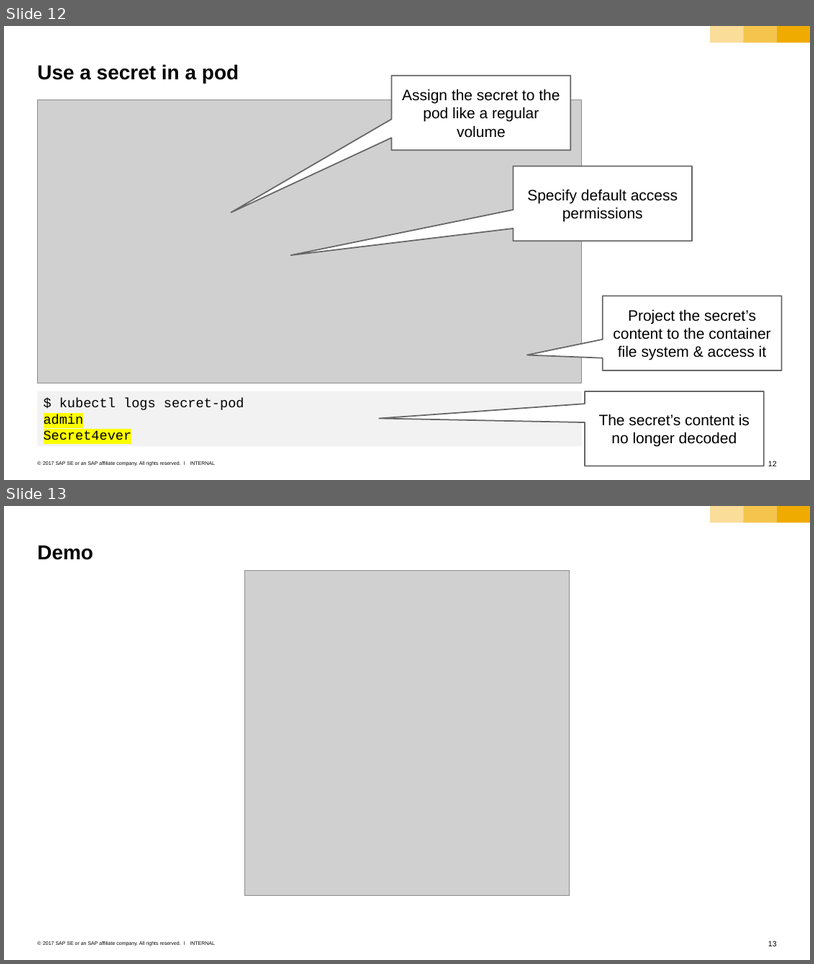
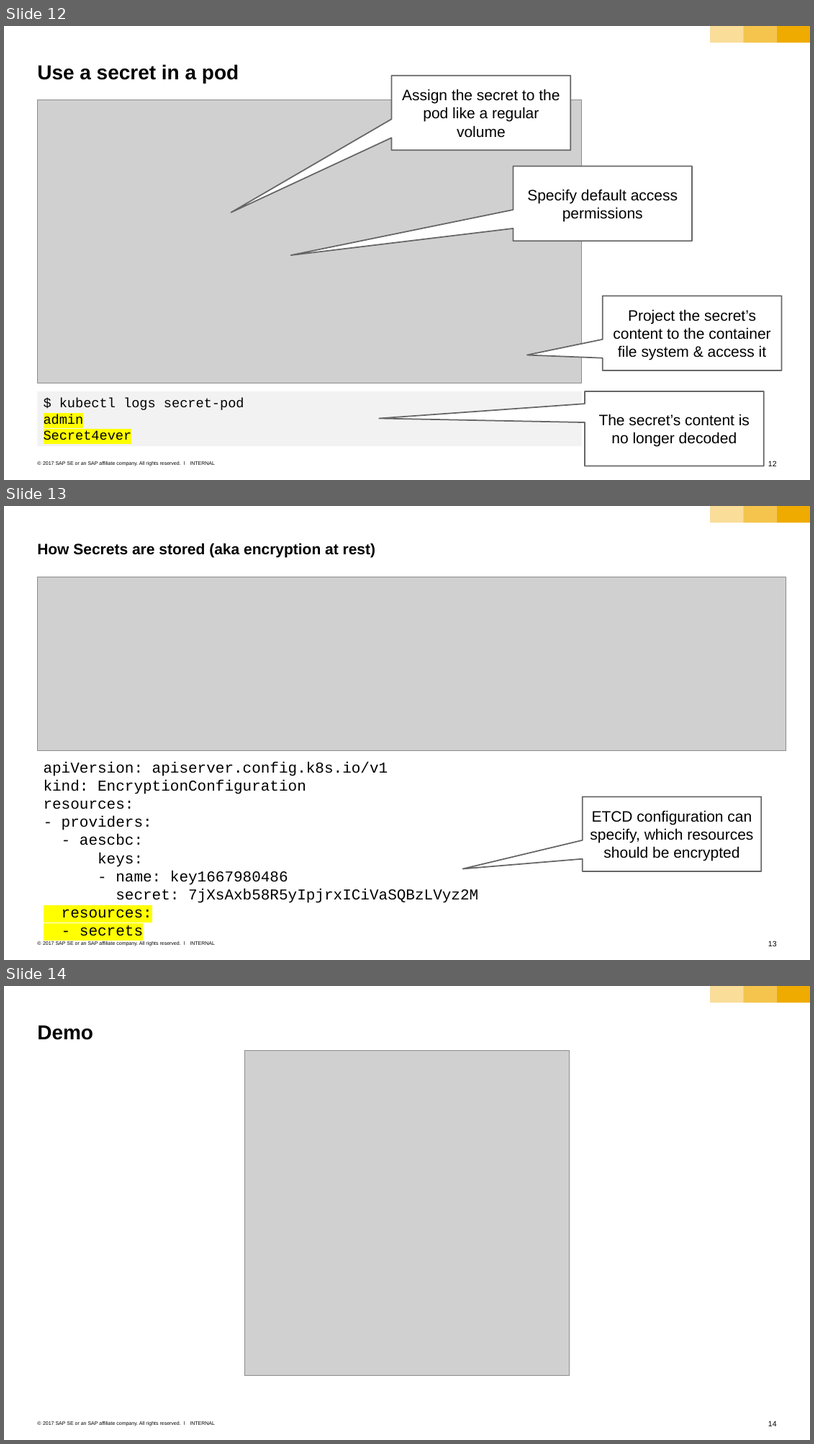
Before and after one commit to sriramrokkam/k8s-training, a slide deck: kubernetes/07_configmap_secrets.pptx. Shown one above the other, each under a label of ours: slides 12 and 13 before the commit, slides 12, 13 and 14 after it. The pictures are 814x964 and 814x1444 pixels, drawn with LibreOffice and Linux fonts; fonts in the diff are those of the drawing; grey boxes stand for pictures. Boxes give left, top, right and bottom in pixels: in the first picture for what was removed or moved away, otherwise in the second. Text is boxed around its words. In the diff, an @@ line names an element or a change of style, - is before the commit and + after.

Commit message:
fix rbac demo to work with k8s >= 1.24, explain secret encryption a rest

```diff
--- a/kubernetes/07_configmap_secrets.pptx
+++ b/kubernetes/07_configmap_secrets.pptx
@@ slide 13 added at (4, 506, 810, 960), background #FFFFFF; not listed: 6 template elements that a slide beside it also shows @@
@@ title added at (37, 543, 376, 557), 18 pt, text #000000, bold @@
+How Secrets are stored (aka encryption at rest)
@@ picture added at (37, 577, 786, 751) @@
@@ text added at (44, 762, 478, 936), 18 pt, text #000000 @@
+apiVersion: apiserver.config.k8s.io/v1
+kind: EncryptionConfiguration
+resources:
+- providers:
+- aescbc:
+keys:
+- name: key1667980486
+secret: 7jXsAxb58R5yIpjrxICiVaSQBzLVyz2M
+resources:
+- secrets
@@ speech box added at (582, 796, 761, 870), fill #FFFFFF, outline #666666 1.5 pt, 18 pt, text #000000 @@
+ETCD configuration can specify, which resources should be encrypted
@@ what was slide 13 is now slide 14 @@
@@ page number at (769, 1420, 777, 1426): text changed @@
-13
+14
```
Also in this commit, not shown: 6 slides removed, 1 other file.
